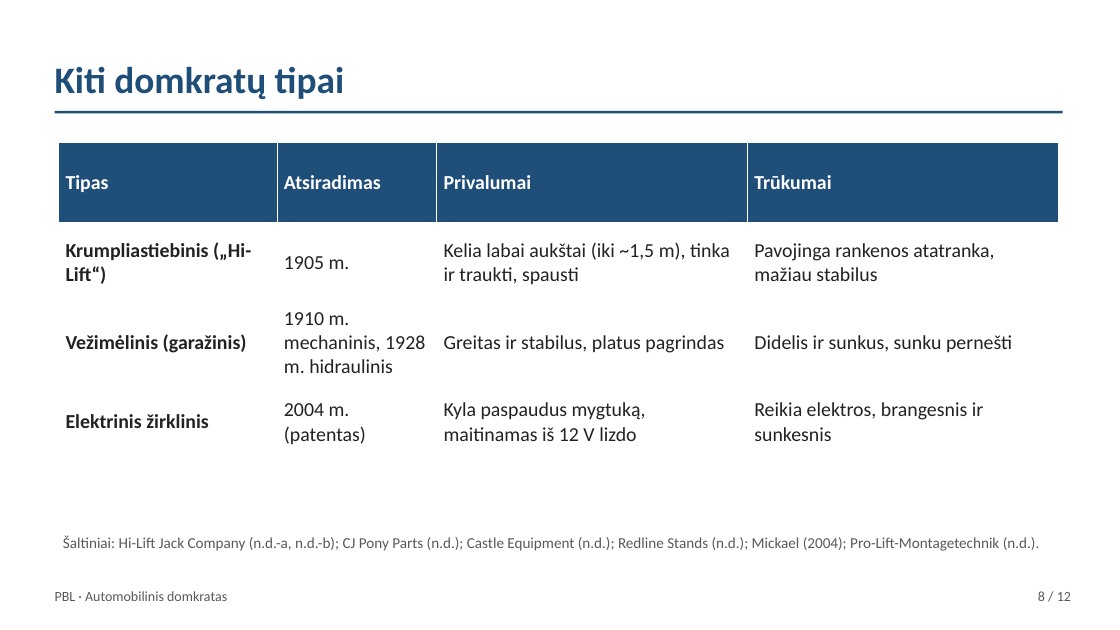
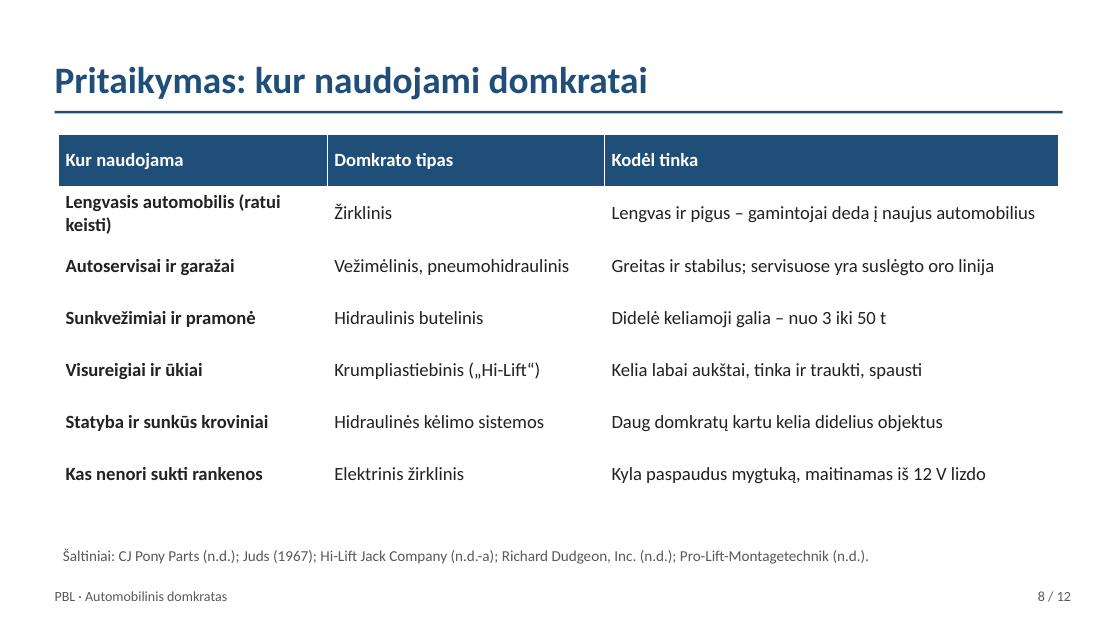
Before and after one commit to Goblinukas-beep/Ye, a slide deck: slide 8 of domkratas-ta1/domkratas-ta1.pptx. Drawn at 1120x630 pixels with LibreOffice and Linux fonts; fonts in the diff are those of the drawing. Boxes give left, top, right and bottom in pixels: in the first picture for what was removed or moved away, otherwise in the second. Text is boxed around its words. In the diff, an @@ line names an element or a change of style, - is before the commit and + after.

```diff
--- a/domkratas-ta1/domkratas-ta1.pptx
+++ b/domkratas-ta1/domkratas-ta1.pptx
@@ text at <box>55,66,648,100</box>: text changed @@
-Kiti domkratų tipai
+Pritaikymas: kur naudojami domkratai
@@ table at <box>59,134,1059,499</box> @@
-Tipas | Atsiradimas | Privalumai | Trūkumai
-Krumpliastiebinis („Hi-Lift“) | 1905 m. | Kelia labai aukštai (iki ~1,5 m), tinka ir traukti, spausti | Pavojinga rankenos atatranka, mažiau stabilus
-Vežimėlinis (garažinis) | 1910 m. mechaninis, 1928 m. hidraulinis | Greitas ir stabilus, platus pagrindas | Didelis ir sunkus, sunku pernešti
-Elektrinis žirklinis | 2004 m. (patentas) | Kyla paspaudus mygtuką, maitinamas iš 12 V lizdo | Reikia elektros, brangesnis ir sunkesnis
+Kur naudojama | Domkrato tipas | Kodėl tinka
+Lengvasis automobilis (ratui keisti) | Žirklinis | Lengvas ir pigus – gamintojai deda į naujus automobilius
+Autoservisai ir garažai | Vežimėlinis, pneumohidraulinis | Greitas ir stabilus; servisuose yra suslėgto oro linija
+Sunkvežimiai ir pramonė | Hidraulinis butelinis | Didelė keliamoji galia – nuo 3 iki 50 t
+Visureigiai ir ūkiai | Krumpliastiebinis („Hi-Lift“) | Kelia labai aukštai, tinka ir traukti, spausti
+Statyba ir sunkūs kroviniai | Hidraulinės kėlimo sistemos | Daug domkratų kartu kelia didelius objektus
+Kas nenori sukti rankenos | Elektrinis žirklinis | Kyla paspaudus mygtuką, maitinamas iš 12 V lizdo
@@ table: place and size @@
-table at <box>59,143,1059,462</box>
+table at <box>59,134,1059,499</box>
@@ text at <box>63,548,870,564</box>: text changed @@
-Šaltiniai: Hi-Lift Jack Company (n.d.-a, n.d.-b); CJ Pony Parts (n.d.); Castle Equipment (n.d.); Redline Stands (n.d.); Mickael (2004); Pro-Lift-Montagetechnik (n.d.).
+Šaltiniai: CJ Pony Parts (n.d.); Juds (1967); Hi-Lift Jack Company (n.d.-a); Richard Dudgeon, Inc. (n.d.); Pro-Lift-Montagetechnik (n.d.).
```
Also in this commit, not shown: 6 other slides changed, 1 slide added, 1 slide removed, 2 other files.
